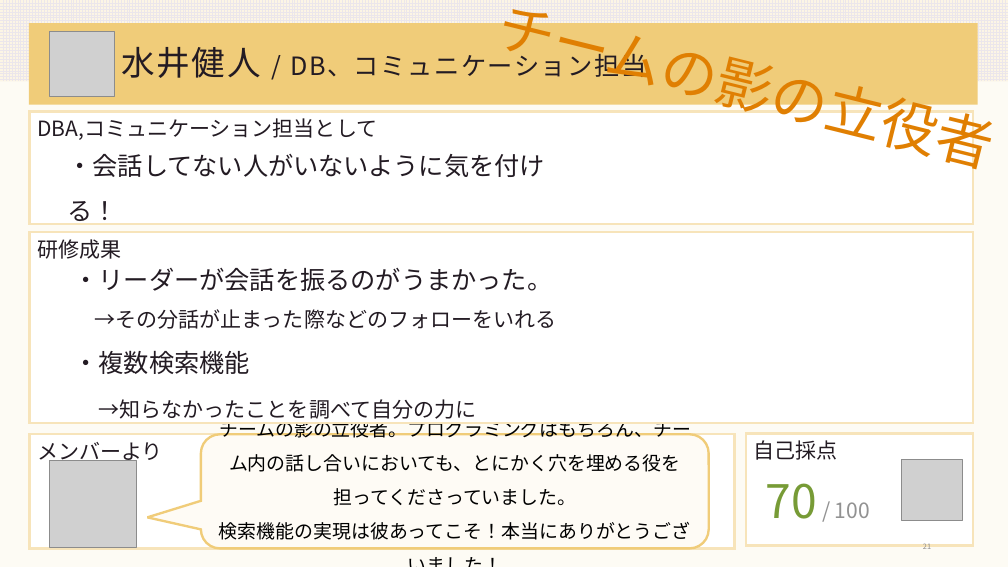
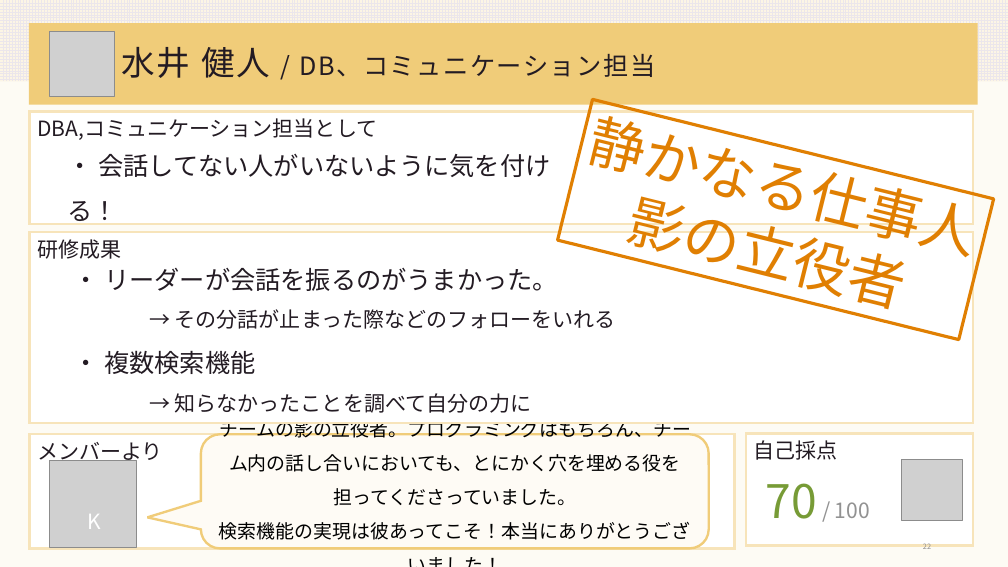
Before and after one commit to DOJO-2021/A-4, a slide deck: slide 22 of documents/worldMap発表資料改良.pptx (slide 21 before the commit). Drawn at 1008x567 pixels with LibreOffice and Linux fonts; fonts in the diff are those of the drawing; grey boxes stand for pictures. Boxes give left, top, right and bottom in pixels: in the first picture for what was removed or moved away, otherwise in the second. Text is boxed around its words. In the diff, an @@ line names an element or a change of style, - is before the commit and + after.

```diff
--- a/documents/worldMap発表資料改良.pptx
+++ b/documents/worldMap発表資料改良.pptx
@@ title at (122, 47, 655, 78): spaces changed @@
-水井健人 / DB、コミュニケーション担当
+水井 健人 / DB、コミュニケーション担当
@@ rectangle "静かなる仕事人": place and size @@
-rectangle "静かなる仕事人" at (494, 0, 988, 168)
+rectangle "静かなる仕事人" at (558, 99, 994, 339)
@@ rectangle "静かなる仕事人" at (558, 99, 994, 339): outline none to #E07F02 3 pt @@
@@ text in rectangle at (586, 102, 971, 308): text changed @@
-チームの影の立役者
+静かなる仕事人
+影の立役者
@@ text at (67, 154, 691, 438): spaces changed @@
-・会話してない人がいないように気を付ける！
-・DBAのもっている知識を最大限引き出す。
+・ 会話してない人がいないように気を付ける！
+・ DBAのもっている知識を最大限引き出す。
@@ text at (73, 268, 616, 413): spaces changed @@
-・リーダーが会話を振るのがうまかった。
-→その分話が止まった際などのフォローをいれる
-・複数検索機能
-→知らなかったことを調べて自分の力に
+・ リーダーが会話を振るのがうまかった。
+→ その分話が止まった際などのフォローをいれる
+・ 複数検索機能
+→ 知らなかったことを調べて自分の力に
@@ text added at (87, 514, 101, 529), 20 pt, text #FFFFFF @@
+K
```
Also in this commit, not shown: 7 other slides changed, 1 slide added, 2 other files.
